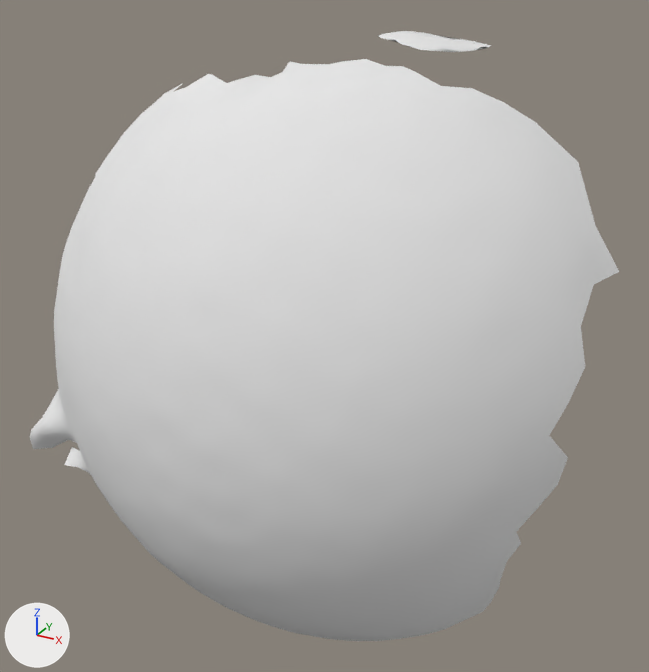
The OBJ model res/pendulum_horizontal/Pendulum_horizontal.000003.obj as it was, and as the next commit left it.
Before and after are seen from a 50 mm camera at (-73.0, 67.0, 283.0) aimed at (-249.0, 388.0, 122.0). The axes (+X, +Y, +Z) are drawn at lower left. The lights are the same throughout. Where no turn or scale is listed for an object, it has been applied to the vertices.

The first picture shows 'Pendulum_horizontal.000003'.
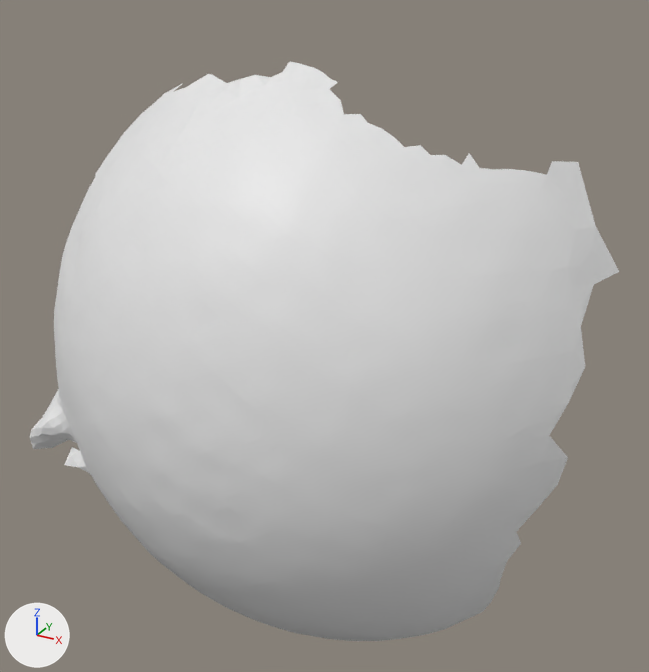
Boxes (x1, y1, x2, y2) around the edits, measured in the pictures (649 x 672 px):
'Pendulum_horizontal.000003', reshaped
    before: (30, 31, 619, 641)
    after: (30, 61, 619, 641)
part 1 of me_pendulum_horizontal_000003, deleted
    before: (377, 31, 491, 52)
part 2 of me_pendulum_horizontal_000003, deleted
    before: (303, 59, 578, 174)

Patch to the scene script:
```diff
--- a/res/pendulum_horizontal/Pendulum_horizontal.000003.obj.py
+++ b/res/pendulum_horizontal/Pendulum_horizontal.000003.obj.py
@@ me_pendulum_horizontal_000003 @@
 # used by ob_pendulum_horizontal_000003; location = (0.0, 0.0, 0.0)
-me_pendulum_horizontal_000003.from_pydata(...)  # 3657 vertices, 7182 faces; spans x -380.0..-131.0, y 296.0..453.0, z -44.0..248.0
-me_pendulum_horizontal_000003.materials.append(mat_pendulum_horizontal_000003)  # white #e7e7e7
+me_pendulum_horizontal_000003.from_pydata(...)  # 3543 vertices, 6946 faces; spans x -380.0..-131.0, y 296.0..427.0, z -44.0..239.0
+# me_pendulum_horizontal_000003 part 1: the loose piece of 30 vertices spanning x -242.0..-204.0, y 415.0..453.0, z 241.0..248.0 is deleted
+# me_pendulum_horizontal_000003 part 2
+# 84 vertices are removed from x -247.0..-166.0, y 370.0..415.0, z 209.0..241.0
+# 180 faces are deleted
```
